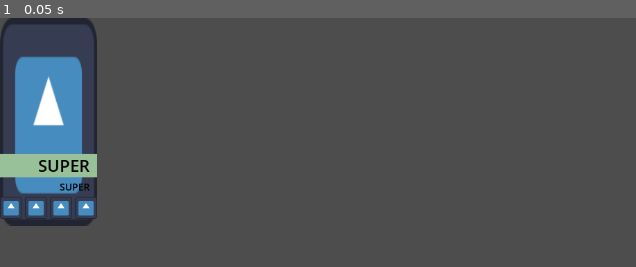
Above: before the commit, frame 1.
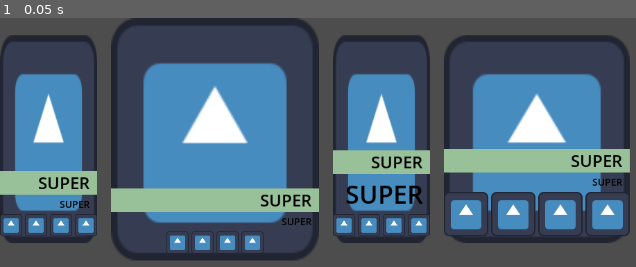
Above: after the commit, the same moment.

Repository: leomars-dev/sample_ui_portrait
Game: Godot game, scene res://main.tscn
Same seed, same stepped clock (60 frames per second), same inputs: the game is played once before the commit and once after it. Before the commit the project starts from res://portraing.tscn. The engine's default icon, where the game draws it, is replaced by a stand-in: a white triangle on a blue panel in a dark square.
Inputs:
- Up to frame 1 (0.05 s): no input

The runs differ from the first frame. In frame 1, 51% of the frame differs, in the area x 0-100%, y 0-98%.

Commit message:
main scene with variations

Diff:
--- /dev/null
+++ b/main.tscn
@@ -0,0 +1,291 @@
+[gd_scene load_steps=3 format=3 uid="uid://dk6yu4wgjglg6"]
+
+[ext_resource type="PackedScene" uid="uid://ce0u4nyfn7g8e" path="res://portraing.tscn" id="1_0xm2m"]
+[ext_resource type="Texture2D" uid="uid://qhkjg3x7bweg" path="res://icon.svg" id="2_h2yge"]
+
+[node name="Control" type="Control"]
+layout_mode = 3
+anchors_preset = 15
+anchor_right = 1.0
+anchor_bottom = 1.0
+grow_horizontal = 2
+grow_vertical = 2
+
+[node name="HBoxContainer" type="HBoxContainer" parent="."]
+layout_mode = 0
+offset_right = 40.0
+offset_bottom = 40.0
+theme_override_constants/separation = 20
+
+[node name="Control" parent="HBoxContainer" instance=ExtResource("1_0xm2m")]
+layout_mode = 2
+
+[node name="Control2" type="MarginContainer" parent="HBoxContainer"]
+layout_mode = 2
+
+[node name="TextureRect" type="TextureRect" parent="HBoxContainer/Control2"]
+custom_minimum_size = Vector2(300, 350)
+layout_mode = 2
+texture = ExtResource("2_h2yge")
+
+[node name="MarginContainer" type="MarginContainer" parent="HBoxContainer/Control2"]
+layout_mode = 2
+theme_override_constants/margin_bottom = 10
+
+[node name="VBoxContainer" type="VBoxContainer" parent="HBoxContainer/Control2/MarginContainer"]
+layout_mode = 2
+size_flags_vertical = 8
+
+[node name="MarginContainer" type="MarginContainer" parent="HBoxContainer/Control2/MarginContainer/VBoxContainer"]
+layout_mode = 2
+
+[node name="ColorRect" type="ColorRect" parent="HBoxContainer/Control2/MarginContainer/VBoxContainer/MarginContainer"]
+layout_mode = 2
+color = Color(0.598321, 0.758514, 0.597981, 1)
+
+[node name="MarginContainer" type="MarginContainer" parent="HBoxContainer/Control2/MarginContainer/VBoxContainer/MarginContainer"]
+layout_mode = 2
+theme_override_constants/margin_right = 10
+
+[node name="Label" type="Label" parent="HBoxContainer/Control2/MarginContainer/VBoxContainer/MarginContainer/MarginContainer"]
+layout_mode = 2
+theme_override_colors/font_color = Color(0, 0, 0, 1)
+theme_override_font_sizes/font_size = 24
+text = "SUPER"
+horizontal_alignment = 2
+
+[node name="MarginContainer2" type="MarginContainer" parent="HBoxContainer/Control2/MarginContainer/VBoxContainer"]
+layout_mode = 2
+
+[node name="MarginContainer" type="MarginContainer" parent="HBoxContainer/Control2/MarginContainer/VBoxContainer/MarginContainer2"]
+layout_mode = 2
+theme_override_constants/margin_right = 10
+
+[node name="Label" type="Label" parent="HBoxContainer/Control2/MarginContainer/VBoxContainer/MarginContainer2/MarginContainer"]
+layout_mode = 2
+theme_override_colors/font_color = Color(0, 0, 0, 1)
+theme_override_font_sizes/font_size = 14
+text = "SUPER"
+horizontal_alignment = 2
+
+[node name="HBoxContainer" type="HBoxContainer" parent="HBoxContainer/Control2/MarginContainer/VBoxContainer"]
+layout_mode = 2
+alignment = 1
+
+[node name="MarginContainer" type="MarginContainer" parent="HBoxContainer/Control2/MarginContainer/VBoxContainer/HBoxContainer"]
+layout_mode = 2
+
+[node name="TextureRect" type="TextureRect" parent="HBoxContainer/Control2/MarginContainer/VBoxContainer/HBoxContainer/MarginContainer"]
+custom_minimum_size = Vector2(32, 32)
+layout_mode = 2
+texture = ExtResource("2_h2yge")
+expand_mode = 1
+
+[node name="MarginContainer2" type="MarginContainer" parent="HBoxContainer/Control2/MarginContainer/VBoxContainer/HBoxContainer"]
+layout_mode = 2
+
+[node name="TextureRect" type="TextureRect" parent="HBoxContainer/Control2/MarginContainer/VBoxContainer/HBoxContainer/MarginContainer2"]
+custom_minimum_size = Vector2(32, 32)
+layout_mode = 2
+texture = ExtResource("2_h2yge")
+expand_mode = 1
+
+[node name="MarginContainer3" type="MarginContainer" parent="HBoxContainer/Control2/MarginContainer/VBoxContainer/HBoxContainer"]
+layout_mode = 2
+
+[node name="TextureRect" type="TextureRect" parent="HBoxContainer/Control2/MarginContainer/VBoxContainer/HBoxContainer/MarginContainer3"]
+custom_minimum_size = Vector2(32, 32)
+layout_mode = 2
+texture = ExtResource("2_h2yge")
+expand_mode = 1
+
+[node name="MarginContainer4" type="MarginContainer" parent="HBoxContainer/Control2/MarginContainer/VBoxContainer/HBoxContainer"]
+layout_mode = 2
+
+[node name="TextureRect" type="TextureRect" parent="HBoxContainer/Control2/MarginContainer/VBoxContainer/HBoxContainer/MarginContainer4"]
+custom_minimum_size = Vector2(32, 32)
+layout_mode = 2
+texture = ExtResource("2_h2yge")
+expand_mode = 1
+
+[node name="Control3" type="MarginContainer" parent="HBoxContainer"]
+layout_mode = 2
+size_flags_horizontal = 4
+size_flags_vertical = 4
+
+[node name="TextureRect" type="TextureRect" parent="HBoxContainer/Control3"]
+custom_minimum_size = Vector2(0, 300)
+layout_mode = 2
+texture = ExtResource("2_h2yge")
+
+[node name="MarginContainer" type="MarginContainer" parent="HBoxContainer/Control3"]
+layout_mode = 2
+theme_override_constants/margin_bottom = 10
+
+[node name="VBoxContainer" type="VBoxContainer" parent="HBoxContainer/Control3/MarginContainer"]
+layout_mode = 2
+size_flags_vertical = 8
+
+[node name="MarginContainer" type="MarginContainer" parent="HBoxContainer/Control3/MarginContainer/VBoxContainer"]
+layout_mode = 2
+
+[node name="ColorRect" type="ColorRect" parent="HBoxContainer/Control3/MarginContainer/VBoxContainer/MarginContainer"]
+layout_mode = 2
+color = Color(0.598321, 0.758514, 0.597981, 1)
+
+[node name="MarginContainer" type="MarginContainer" parent="HBoxContainer/Control3/MarginContainer/VBoxContainer/MarginContainer"]
+layout_mode = 2
+theme_override_constants/margin_right = 10
+
+[node name="Label" type="Label" parent="HBoxContainer/Control3/MarginContainer/VBoxContainer/MarginContainer/MarginContainer"]
+layout_mode = 2
+theme_override_colors/font_color = Color(0, 0, 0, 1)
+theme_override_font_sizes/font_size = 24
+text = "SUPER"
+horizontal_alignment = 2
+
+[node name="MarginContainer2" type="MarginContainer" parent="HBoxContainer/Control3/MarginContainer/VBoxContainer"]
+layout_mode = 2
+
+[node name="MarginContainer" type="MarginContainer" parent="HBoxContainer/Control3/MarginContainer/VBoxContainer/MarginContainer2"]
+layout_mode = 2
+theme_override_constants/margin_right = 10
+
+[node name="Label" type="Label" parent="HBoxContainer/Control3/MarginContainer/VBoxContainer/MarginContainer2/MarginContainer"]
+layout_mode = 2
+theme_override_colors/font_color = Color(0, 0, 0, 1)
+theme_override_font_sizes/font_size = 36
+text = "SUPER"
+horizontal_alignment = 2
+
+[node name="HBoxContainer" type="HBoxContainer" parent="HBoxContainer/Control3/MarginContainer/VBoxContainer"]
+layout_mode = 2
+alignment = 1
+
+[node name="MarginContainer" type="MarginContainer" parent="HBoxContainer/Control3/MarginContainer/VBoxContainer/HBoxContainer"]
+layout_mode = 2
+
+[node name="TextureRect" type="TextureRect" parent="HBoxContainer/Control3/MarginContainer/VBoxContainer/HBoxContainer/MarginContainer"]
+custom_minimum_size = Vector2(32, 32)
+layout_mode = 2
+texture = ExtResource("2_h2yge")
+expand_mode = 1
+
+[node name="MarginContainer2" type="MarginContainer" parent="HBoxContainer/Control3/MarginContainer/VBoxContainer/HBoxContainer"]
+layout_mode = 2
+
+[node name="TextureRect" type="TextureRect" parent="HBoxContainer/Control3/MarginContainer/VBoxContainer/HBoxContainer/MarginContainer2"]
+custom_minimum_size = Vector2(32, 32)
+layout_mode = 2
+texture = ExtResource("2_h2yge")
+expand_mode = 1
+
+[node name="MarginContainer3" type="MarginContainer" parent="HBoxContainer/Control3/MarginContainer/VBoxContainer/HBoxContainer"]
+layout_mode = 2
+
+[node name="TextureRect" type="TextureRect" parent="HBoxContainer/Control3/MarginContainer/VBoxContainer/HBoxContainer/MarginContainer3"]
+custom_minimum_size = Vector2(32, 32)
+layout_mode = 2
+texture = ExtResource("2_h2yge")
+expand_mode = 1
+
+[node name="MarginContainer4" type="MarginContainer" parent="HBoxContainer/Control3/MarginContainer/VBoxContainer/HBoxContainer"]
+layout_mode = 2
+
+[node name="TextureRect" type="TextureRect" parent="HBoxContainer/Control3/MarginContainer/VBoxContainer/HBoxContainer/MarginContainer4"]
+custom_minimum_size = Vector2(32, 32)
+layout_mode = 2
+texture = ExtResource("2_h2yge")
+expand_mode = 1
+
+[node name="Control4" type="MarginContainer" parent="HBoxContainer"]
+layout_mode = 2
+size_flags_horizontal = 4
+size_flags_vertical = 4
+
+[node name="TextureRect" type="TextureRect" parent="HBoxContainer/Control4"]
+custom_minimum_size = Vector2(0, 300)
+layout_mode = 2
+texture = ExtResource("2_h2yge")
+
+[node name="MarginContainer" type="MarginContainer" parent="HBoxContainer/Control4"]
+layout_mode = 2
+theme_override_constants/margin_bottom = 10
+
+[node name="VBoxContainer" type="VBoxContainer" parent="HBoxContainer/Control4/MarginContainer"]
+layout_mode = 2
+size_flags_vertical = 8
+
+[node name="MarginContainer" type="MarginContainer" parent="HBoxContainer/Control4/MarginContainer/VBoxContainer"]
+layout_mode = 2
+
+[node name="ColorRect" type="ColorRect" parent="HBoxContainer/Control4/MarginContainer/VBoxContainer/MarginContainer"]
+layout_mode = 2
+color = Color(0.598321, 0.758514, 0.597981, 1)
+
+[node name="MarginContainer" type="MarginContainer" parent="HBoxContainer/Control4/MarginContainer/VBoxContainer/MarginContainer"]
+layout_mode = 2
+theme_override_constants/margin_right = 10
+
+[node name="Label" type="Label" parent="HBoxContainer/Control4/MarginContainer/VBoxContainer/MarginContainer/MarginContainer"]
+layout_mode = 2
+theme_override_colors/font_color = Color(0, 0, 0, 1)
+theme_override_font_sizes/font_size = 24
+text = "SUPER"
+horizontal_alignment = 2
+
+[node name="MarginContainer2" type="MarginContainer" parent="HBoxContainer/Control4/MarginContainer/VBoxContainer"]
+layout_mode = 2
+
+[node name="MarginContainer" type="MarginContainer" parent="HBoxContainer/Control4/MarginContainer/VBoxContainer/MarginContainer2"]
+layout_mode = 2
+theme_override_constants/margin_right = 10
+
+[node name="Label" type="Label" parent="HBoxContainer/Control4/MarginContainer/VBoxContainer/MarginContainer2/MarginContainer"]
+layout_mode = 2
+theme_override_colors/font_color = Color(0, 0, 0, 1)
+theme_override_font_sizes/font_size = 14
+text = "SUPER"
+horizontal_alignment = 2
+
+[node name="HBoxContainer" type="HBoxContainer" parent="HBoxContainer/Control4/MarginContainer/VBoxContainer"]
+layout_mode = 2
+alignment = 1
+
+[node name="MarginContainer" type="MarginContainer" parent="HBoxContainer/Control4/MarginContainer/VBoxContainer/HBoxContainer"]
+layout_mode = 2
+
+[node name="TextureRect" type="TextureRect" parent="HBoxContainer/Control4/MarginContainer/VBoxContainer/HBoxContainer/MarginContainer"]
+custom_minimum_size = Vector2(64, 64)
+layout_mode = 2
+texture = ExtResource("2_h2yge")
+expand_mode = 1
+
+[node name="MarginContainer2" type="MarginContainer" parent="HBoxContainer/Control4/MarginContainer/VBoxContainer/HBoxContainer"]
+layout_mode = 2
+
+[node name="TextureRect" type="TextureRect" parent="HBoxContainer/Control4/MarginContainer/VBoxContainer/HBoxContainer/MarginContainer2"]
+custom_minimum_size = Vector2(64, 64)
+layout_mode = 2
+texture = ExtResource("2_h2yge")
+expand_mode = 1
+
+[node name="MarginContainer3" type="MarginContainer" parent="HBoxContainer/Control4/MarginContainer/VBoxContainer/HBoxContainer"]
+layout_mode = 2
+
+[node name="TextureRect" type="TextureRect" parent="HBoxContainer/Control4/MarginContainer/VBoxContainer/HBoxContainer/MarginContainer3"]
+custom_minimum_size = Vector2(64, 64)
+layout_mode = 2
+texture = ExtResource("2_h2yge")
+expand_mode = 1
+
+[node name="MarginContainer4" type="MarginContainer" parent="HBoxContainer/Control4/MarginContainer/VBoxContainer/HBoxContainer"]
+layout_mode = 2
+
+[node name="TextureRect" type="TextureRect" parent="HBoxContainer/Control4/MarginContainer/VBoxContainer/HBoxContainer/MarginContainer4"]
+custom_minimum_size = Vector2(64, 64)
+layout_mode = 2
+texture = ExtResource("2_h2yge")
+expand_mode = 1
+
+[editable path="HBoxContainer/Control"]
--- a/portraing.tscn
+++ b/portraing.tscn
@@ -3,6 +3,8 @@
 [ext_resource type="Texture2D" uid="uid://qhkjg3x7bweg" path="res://icon.svg" id="1_3e08b"]
 
 [node name="Control" type="MarginContainer"]
+size_flags_horizontal = 4
+size_flags_vertical = 4
 
 [node name="TextureRect" type="TextureRect" parent="."]
 custom_minimum_size = Vector2(0, 300)
@@ -51,6 +53,7 @@
 
 [node name="HBoxContainer" type="HBoxContainer" parent="MarginContainer/VBoxContainer"]
 layout_mode = 2
+alignment = 1
 
 [node name="MarginContainer" type="MarginContainer" parent="MarginContainer/VBoxContainer/HBoxContainer"]
 layout_mode = 2
--- a/project.godot
+++ b/project.godot
@@ -11,6 +11,6 @@
 [application]
 
 config/name="sample_ui_example"
-run/main_scene="uid://ce0u4nyfn7g8e"
+run/main_scene="uid://dk6yu4wgjglg6"
 config/features=PackedStringArray("4.4", "Forward Plus")
 config/icon="res://icon.svg"
